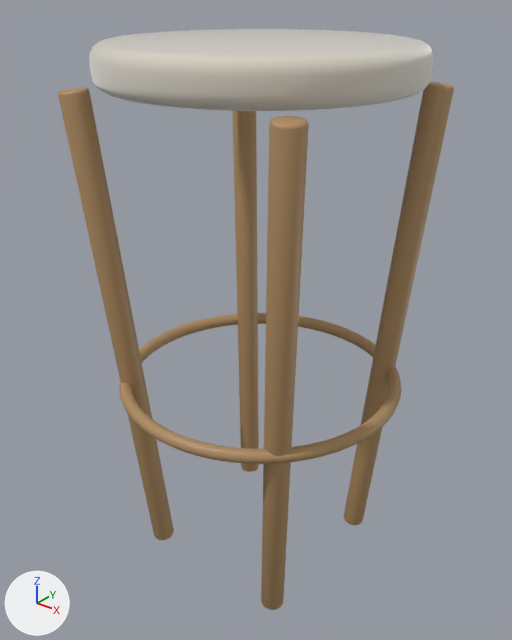
Before and after pictures for a commit that changed the glTF model public/modelos/taburete.glb.
Camera for both pictures: a camera (50 mm lens) standing at (0.486, -0.617, 0.709) and looking at (-0.005, -0.002, 0.328). Arrows for +X, +Y and +Z are at lower left; the lights stay in place. The older version comes first. Vertices at exactly the same position are counted once.

In view in the first picture: 'Aro', 'Asiento', 'Pata.005', 'Pata.006', 'Pata.007', 'Pata.008'.
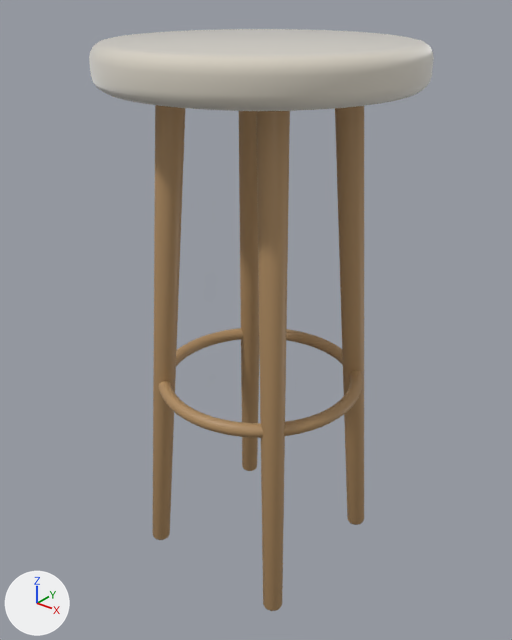
Pixel boxes (x1, y1, x2, y2) of what changed, in the pictures (512 x 640 px):
'Pata.007', moved, turned: before (261, 116, 309, 610); after (153, 105, 185, 540)
'Pata.008', moved, turned: before (344, 82, 454, 525); after (256, 111, 290, 611)
'Pata.005', moved, turned: before (58, 87, 174, 540); after (335, 106, 364, 525)
'Aro', reshaped (27% narrower, 27% shorter): before (119, 313, 401, 464); after (158, 328, 363, 438)
'Pata.006', moved, turned: before (233, 111, 259, 472); after (239, 111, 260, 471)

Diff of the bpy script that builds the scene:
```diff
--- a/public/modelos/taburete.glb.py
+++ b/public/modelos/taburete.glb.py
@@ me_torus_013 @@
 # used by ob_aro; location = (0.0, 0.0, 0.25)
-me_torus_013.from_pydata(...)  # 768 vertices, 1536 faces; spans x -0.177..0.177, y -0.177..0.177, z -0.008..0.008
+me_torus_013.from_pydata(...)  # 768 vertices, 1536 faces; spans x -0.129..0.129, y -0.129..0.129, z -0.008..0.008
+# me_torus_013 part 1: 768 of 768 vertices moved; they spanned x -0.177..0.177, y -0.177..0.177, z -0.008..0.008 and now span x -0.129..0.129, y -0.129..0.129, z -0.008..0.008; mean shift (0.0, 0.0, 0.0)
 me_torus_013.materials.append(mat_madera_clara)
@@ ob_pata_005 @@
 ob_pata_005 = bpy.data.objects.new('Pata.005', me_pata)
-ob_pata_005.location = (-0.117, -0.117, 0.302)
-ob_pata_005.rotation_euler = (0.0698, -0.0698, 0.0)  # degrees (4, -4, 0)
+ob_pata_005.location = (0.083, 0.083, 0.302)
+ob_pata_005.rotation_euler = (0.0742, 0.0, -0.785)  # degrees (4.3, 0, -45)
@@ ob_pata_006 @@
 ob_pata_006 = bpy.data.objects.new('Pata.006', me_pata_001)
-ob_pata_006.location = (-0.117, 0.117, 0.302)
-ob_pata_006.rotation_euler = (-0.0698, -0.0698, 0.0)  # degrees (-4, -4, 0)
+ob_pata_006.location = (-0.083, 0.083, 0.302)
+ob_pata_006.rotation_euler = (0.0742, 0.0, 0.785)  # degrees (4.3, 0, 45)
@@ ob_pata_007 @@
 ob_pata_007 = bpy.data.objects.new('Pata.007', me_pata_002)
-ob_pata_007.location = (0.117, -0.117, 0.302)
-ob_pata_007.rotation_euler = (0.0698, 0.0698, 0.0)  # degrees (4, 4, 0)
+ob_pata_007.location = (-0.083, -0.083, 0.302)
+ob_pata_007.rotation_euler = (0.0742, 0.0, 2.356)  # degrees (4.3, 0, 135)
@@ ob_pata_008 @@
 ob_pata_008 = bpy.data.objects.new('Pata.008', me_pata_003)
-ob_pata_008.location = (0.117, 0.117, 0.302)
-ob_pata_008.rotation_euler = (-0.0698, 0.0698, 0.0)  # degrees (-4, 4, 0)
+ob_pata_008.location = (0.083, -0.083, 0.302)
+ob_pata_008.rotation_euler = (0.0742, 0.0, -2.356)  # degrees (4.3, 0, -135)
```
